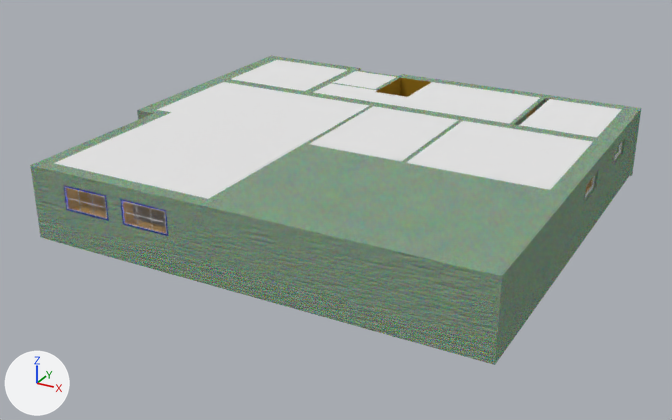
The Blender file Assets/Models/blendfiles/1-floor.blend as it was, and as the next commit left it.
One viewpoint serves both versions: a 50 mm lens placed at (23.6, -24.6, 10.9), pointed at (9.2, 1.7, -2.2). Arrows for +X, +Y and +Z are at lower left; the lights stay in place.

Before the edit, the objects in view are built like this:
```python
ob_1__etasje = bpy.data.objects.new('1. etasje', me_cube_001)
ob_1__etasje.location = (15.77, 1.27, 7.94)
ob_1__etasje.scale = (1.2, 1.2, 1.2)
ob_kjellerstue_vinduer = bpy.data.objects.new('kjellerstue vinduer', me_cube_015)
ob_kjellerstue_vinduer.location = (17.55, -0.13, 4.99)
ob_kjellerstue_vinduer.scale = (1.2, 1.2, 1.2)
# me_cube_001
# before: 2093 (-1.33, 6.95, -6.25) at pixel (549, 98), 2096 (-1.33, 3.95, -6.25) at pixel (519, 125), 2101 (-1.33, 5.16, -6.25) at pixel (532, 114), 2102 (-1.33, 5.96, -6.25) at pixel (540, 107)
```
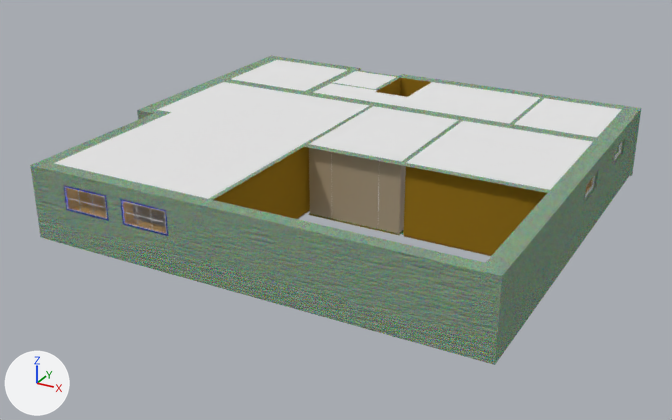
What differs and where, as boxes (x1, y1, x2, y2) in the pictures (672 x 420 px; the box of a moved part takes in the faces that stretch with it):
```json
{"part": 1, "of": "me_cube_001", "change": "cut back", "before": [213, 147, 547, 263]}
{"part": 2, "of": "me_cube_001", "change": "moved or reshaped", "before": [520, 99, 622, 137], "after": [515, 98, 622, 137]}
```

Scene script edits in JSON lines:
```json
{"block": "me_cube_001", "where": "# used by ob_1__etasje; location = (15.77, 1.27, 7.94); scale = (1.2, 1.2, 1.2)"}
{"block": "me_cube_001", "where": "# verts and faces of me_cube_001; kept vertices keep their numbers, new ones are numbered from 2137"}
{"op": "remove", "block": "me_cube_001", "code": "me_cube_001.from_pydata(...)  # 2137 vertices, 1837 faces, 8 loose edges; spans x -12.13..1.46, y -5.39..7.37, z -8.5..-6.25"}
{"op": "add", "block": "me_cube_001", "code": "me_cube_001.from_pydata(...)  # 2134 vertices, 1818 faces, 8 loose edges; spans x -12.13..1.46, y -5.39..7.37, z -8.5..-6.25"}
{"block": "me_cube_001", "change": "me_cube_001 part 1"}
{"block": "me_cube_001", "change": "7 vertices are removed from x -5.93..0.96, y -4.99..-0.71, z -8.35..-6.6"}
{"block": "me_cube_001", "change": "22 faces are deleted"}
{"block": "me_cube_001", "change": "4 vertices are added at (-6.08, -4.99, -6.25), (-6.08, -4.99, -8.35), (-6.08, -4.99, -6.6), (-6.08, -4.99, -7.3)"}
{"block": "me_cube_001", "change": "3 new faces join them, mat_wood_plain3_offset (its picture is missing)"}
{"block": "me_cube_001", "change": "me_cube_001 part 2"}
{"op": "add", "block": "me_cube_001", "code": "for i in [2093, 2096, 2101, 2102]: verts[i] += (-0.16, 0.0, 0.0)"}
```
